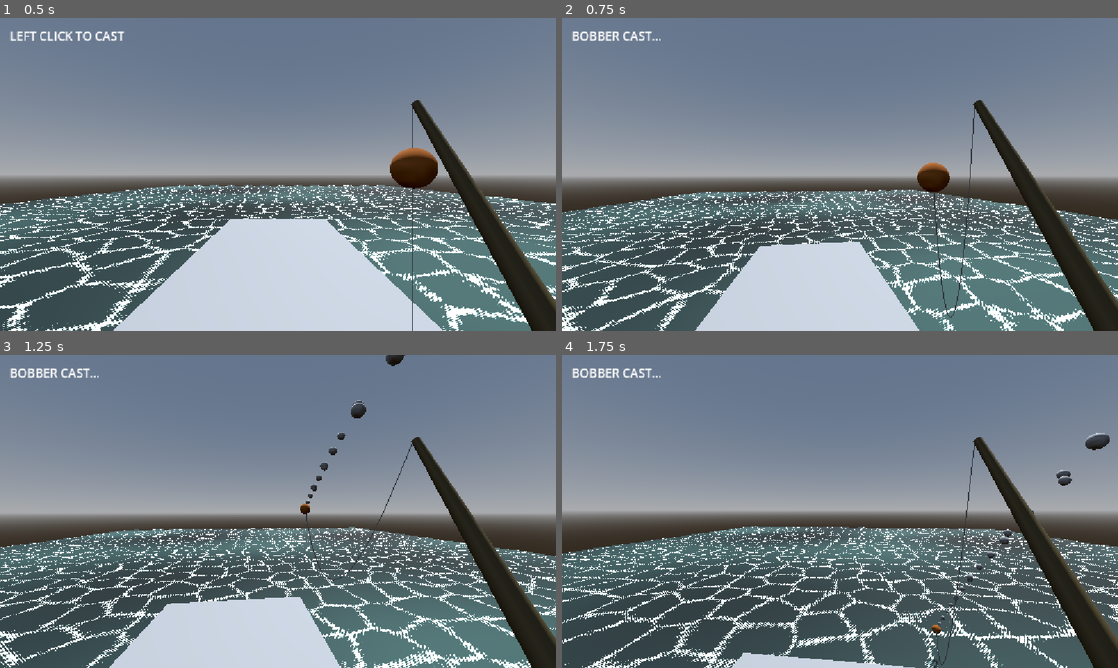
Above: before the commit, frames 1-4 (two rows, left to right).
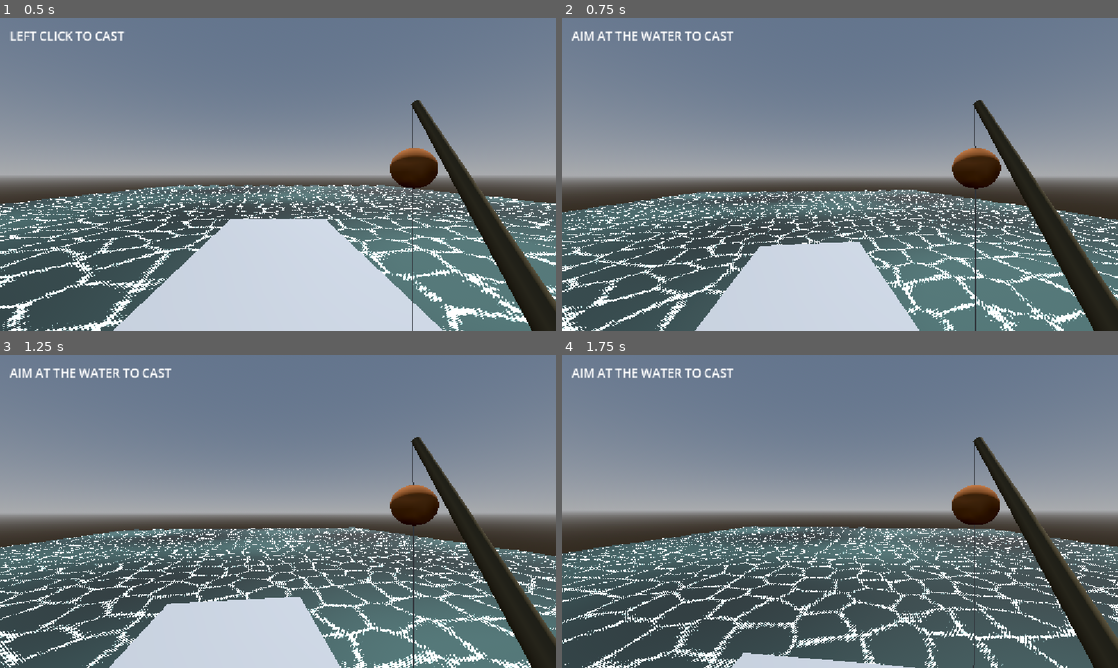
Above: after the commit, the same moments.

Repository: JunoDotNet/retro-fishing
Game: Godot game, scene res://Main.tscn
The game is run twice, just before and just after one commit, with the same random seed, the same clock (stepped at 60 frames per second) and the same inputs. The project has no main scene, so this scene is started directly.
Inputs (mouse positions are in pixels of both pictures, inside the frame that each line leads up to):
- Up to frame 1 (0.5 s): no input
- Up to frame 2 (0.75 s): tap Enter (ui_accept) at 0.5 s; move the mouse to (867, 174) at 0.52 s; hold W (player_forward) from 0.53 s (still down); hold E (reel_in) from 0.53 s (still down); click (867, 174) at 0.67 s
- Up to frame 3 (1.25 s): keep holding W (player_forward); keep holding E (reel_in); tap Enter (ui_accept) at 0.77 s
- Up to frame 4 (1.75 s): keep holding W (player_forward); move the mouse to (812, 511) at 1.27 s; release E (reel_in) at 1.28 s; tap E (reel_in) at 1.35 s; click (812, 511) at 1.42 s; tap Enter (ui_accept) at 1.52 s

Frame 1 is identical in both runs. In frame 2, 2.1% of the frame differs, in the area x 1-79%, y 4-100%; in frame 3, 2.0%; in frame 4, 2.1%.

Commit message:
fixed raycast

Diff:
--- a/Main.tscn
+++ b/Main.tscn
@@ -1,9 +1,8 @@
 [gd_scene format=3 uid="uid://sd71k0y6ys4n"]
 
-[ext_resource type="Script" uid="uid://dsl4f40236uo" path="res://character_body_3d.gd" id="1_glv2v"]
+[ext_resource type="PackedScene" uid="uid://c4owp2r7v8lb4" path="res://player.tscn" id="1_cm0pq"]
 [ext_resource type="PackedScene" uid="uid://d0a4bou53pk5a" path="res://fishing_system.tscn" id="2_uu6xs"]
 [ext_resource type="PackedScene" uid="uid://cm1t5kuce328c" path="res://lake.tscn" id="3_r0du0"]
-[ext_resource type="PackedScene" uid="uid://bxwcn2equb73a" path="res://pond.tscn" id="4_cm0pq"]
 
 [sub_resource type="ProceduralSkyMaterial" id="ProceduralSkyMaterial_glv2v"]
 sky_horizon_color = Color(0.66224277, 0.6717428, 0.6867428, 1)
@@ -16,17 +15,6 @@
 background_mode = 2
 sky = SubResource("Sky_uu6xs")
 glow_enabled = true
-
-[sub_resource type="CapsuleShape3D" id="CapsuleShape3D_labfn"]
-
-[sub_resource type="StandardMaterial3D" id="StandardMaterial3D_glv2v"]
-albedo_color = Color(0.35843942, 0.3087948, 0.19817051, 1)
-
-[sub_resource type="CylinderMesh" id="CylinderMesh_labfn"]
-material = SubResource("StandardMaterial3D_glv2v")
-top_radius = 0.015
-bottom_radius = 0.035
-height = 0.8
 
 [sub_resource type="BoxMesh" id="BoxMesh_3txd2"]
 size = Vector3(3.5996094, 0.23413086, 9.907227)
@@ -53,26 +41,8 @@
 transform = Transform3D(-0.8660254, -0.43301278, 0.25, 0, 0.49999997, 0.86602545, -0.50000006, 0.75, -0.43301266, 0, 0, 0)
 shadow_enabled = true
 
-[node name="Player" type="CharacterBody3D" parent="." unique_id=834597658]
+[node name="Player" parent="." unique_id=1023061807 instance=ExtResource("1_cm0pq")]
 transform = Transform3D(1, 0, 0, 0, 1, 0, 0, 0, 1, 0, 1, -22.056595)
-collision_layer = 4
-collision_mask = 3
-script = ExtResource("1_glv2v")
-
-[node name="CollisionShape3D" type="CollisionShape3D" parent="Player" unique_id=1462289781]
-shape = SubResource("CapsuleShape3D_labfn")
-
-[node name="Head" type="Node3D" parent="Player" unique_id=1353482692]
-transform = Transform3D(1, 0, 0, 0, 1, 0, 0, 0, 1, 0, 0.7, 0)
-
-[node name="Camera3D" type="Camera3D" parent="Player/Head" unique_id=868878482]
-
-[node name="FishingRod" type="MeshInstance3D" parent="Player/Head/Camera3D" unique_id=1243553250]
-transform = Transform3D(0.9810754, -0.10670022, 0.16157386, 0.015264218, 0.8744865, 0.48480958, -0.19302344, -0.47316852, 0.8595659, 0.576, -0.073, -0.6)
-mesh = SubResource("CylinderMesh_labfn")
-
-[node name="RodTip" type="Marker3D" parent="Player/Head/Camera3D/FishingRod" unique_id=267287123]
-transform = Transform3D(0.99662936, 0.03982131, -0.07172261, -0.03973136, 0.99920666, 0.0026817918, 0.07177251, 0.00017690659, 0.997421, 0.0060815215, 0.4075117, -0.018538952)
 
 [node name="FishingSystem" parent="." unique_id=1047327645 instance=ExtResource("2_uu6xs")]
 
@@ -96,8 +66,5 @@
 transform = Transform3D(1, 0, 0, 0, 1, 0, 0, 0, 1, -0.012092352, 0.02503848, -0.005897999)
 mesh = SubResource("BoxMesh_labfn")
 
-[node name="Lake" parent="." unique_id=748598487 instance=ExtResource("3_r0du0")]
+[node name="Lake" parent="." unique_id=748598487 groups=["fishable"] instance=ExtResource("3_r0du0")]
 transform = Transform3D(1, 0, 0, 0, 1, 0, 0, 0, 1, 0, -1, -40)
-
-[node name="Pond" parent="." unique_id=1541909453 instance=ExtResource("4_cm0pq")]
-transform = Transform3D(1, 0, 0, 0, 1, 0, 0, 0, 1, 12.133369, -0.13509393, 6.622718)
--- a/fishing_controller.gd
+++ b/fishing_controller.gd
@@ -2,8 +2,6 @@
 
 @export var bobber: FishingBobber
 @export var fishing_status: Label
-
-@onready var water_detector: RayCast3D = $WaterDetector1
 
 @export var min_bite_time: float = 3.0
 @export var max_bite_time: float = 8.0
@@ -87,28 +85,30 @@
 	if event is InputEventMouseButton and event.pressed:
 		if event.button_index == MOUSE_BUTTON_LEFT:
 			if current_state == FishingState.IDLE:
-				var forward := -camera.global_basis.z
-				var start_position := rod_tip.global_position + Vector3(0, -0.25, 0)
-				var target_position := start_position + forward * 8.0
-				water_detector.global_position = Vector3(
-					target_position.x,
-					target_position.y + 20.0,
-					target_position.z
+				var space_state := get_world_3d().direct_space_state
+
+				var query := PhysicsRayQueryParameters3D.create(
+					camera.global_position,
+					camera.global_position - camera.global_basis.z * 40.0
 				)
-				water_detector.target_position = Vector3(0, -40, 0)
-				water_detector.force_raycast_update()
 
-				if water_detector.is_colliding():
+				var hit := space_state.intersect_ray(query)
+
+				if not hit.is_empty() and hit.collider.is_in_group("fishable"):
+					var forward := -camera.global_basis.z
+					var start_position := rod_tip.global_position + Vector3(0, -0.25, 0)
+
 					bobber.cast_bobber(
 						forward,
 						start_position,
-						water_detector.get_collision_point().y
+						hit.position.y
 					)
 					error_message_timer = 0.0
 					change_state(FishingState.CAST)
 				else:
-					show_fishing_message("NO WATER FOUND - AIM AT THE WATER")
+					show_fishing_message("AIM AT THE WATER TO CAST")
 					error_message_timer = 2.0
+
 			elif current_state == FishingState.CAST:
 				bobber.settle()
 
--- a/fishing_system.tscn
+++ b/fishing_system.tscn
@@ -29,8 +29,6 @@
 
 [node name="FishingLine" type="MeshInstance3D" parent="." unique_id=1461083054]
 script = ExtResource("3_41kqn")
-rod_tip_path = NodePath("../../Player/Head/Camera3D/FishingRod/RodTip")
-bobber_path = NodePath("../PhysicsBobber")
 
 [node name="RippleSpawner" type="Node3D" parent="." unique_id=946438037]
 script = ExtResource("4_mjktp")
@@ -59,7 +57,7 @@
 draw_pass_1 = SubResource("SphereMesh_labfn")
 script = ExtResource("5_41kqn")
 
-[node name="WaterDetector1" type="RayCast3D" parent="." unique_id=1347113192]
+[node name="WaterDetector" type="RayCast3D" parent="." unique_id=1347113192]
 target_position = Vector3(0, -20, 0)
 collision_mask = 2
 
--- a/lake.tscn
+++ b/lake.tscn
@@ -15,7 +15,7 @@
 [node name="Lake" type="StaticBody3D" unique_id=748598487]
 collision_layer = 2
 
-[node name="CollisionShape3D" type="CollisionShape3D" parent="." unique_id=874374292]
+[node name="CollisionShape3D" type="CollisionShape3D" parent="." unique_id=874374292 groups=["fishable"]]
 shape = SubResource("BoxShape3D_3txd2")
 
 [node name="MeshInstance3D" type="MeshInstance3D" parent="." unique_id=746033529]
--- /dev/null
+++ b/player.tscn
@@ -0,0 +1,34 @@
+[gd_scene format=3 uid="uid://c4owp2r7v8lb4"]
+
+[ext_resource type="Script" uid="uid://dsl4f40236uo" path="res://character_body_3d.gd" id="1_4flbx"]
+
+[sub_resource type="CapsuleShape3D" id="CapsuleShape3D_labfn"]
+
+[sub_resource type="StandardMaterial3D" id="StandardMaterial3D_glv2v"]
+albedo_color = Color(0.35843942, 0.3087948, 0.19817051, 1)
+
+[sub_resource type="CylinderMesh" id="CylinderMesh_labfn"]
+material = SubResource("StandardMaterial3D_glv2v")
+top_radius = 0.015
+bottom_radius = 0.035
+height = 0.8
+
+[node name="Player" type="CharacterBody3D" unique_id=1023061807]
+collision_layer = 4
+collision_mask = 3
+script = ExtResource("1_4flbx")
+
+[node name="CollisionShape3D" type="CollisionShape3D" parent="." unique_id=1159109895]
+shape = SubResource("CapsuleShape3D_labfn")
+
+[node name="Head" type="Node3D" parent="." unique_id=616324543]
+transform = Transform3D(1, 0, 0, 0, 1, 0, 0, 0, 1, 0, 0.7, 0)
+
+[node name="Camera3D" type="Camera3D" parent="Head" unique_id=1231982335]
+
+[node name="FishingRod" type="MeshInstance3D" parent="Head/Camera3D" unique_id=1561095177]
+transform = Transform3D(0.9810754, -0.10670022, 0.16157386, 0.015264218, 0.8744865, 0.48480958, -0.19302344, -0.47316852, 0.8595659, 0.576, -0.073, -0.6)
+mesh = SubResource("CylinderMesh_labfn")
+
+[node name="RodTip" type="Marker3D" parent="Head/Camera3D/FishingRod" unique_id=1094592124]
+transform = Transform3D(0.99662936, 0.03982131, -0.07172261, -0.03973136, 0.99920666, 0.0026817918, 0.07177251, 0.00017690659, 0.997421, 0.0060815215, 0.4075117, -0.018538952)
